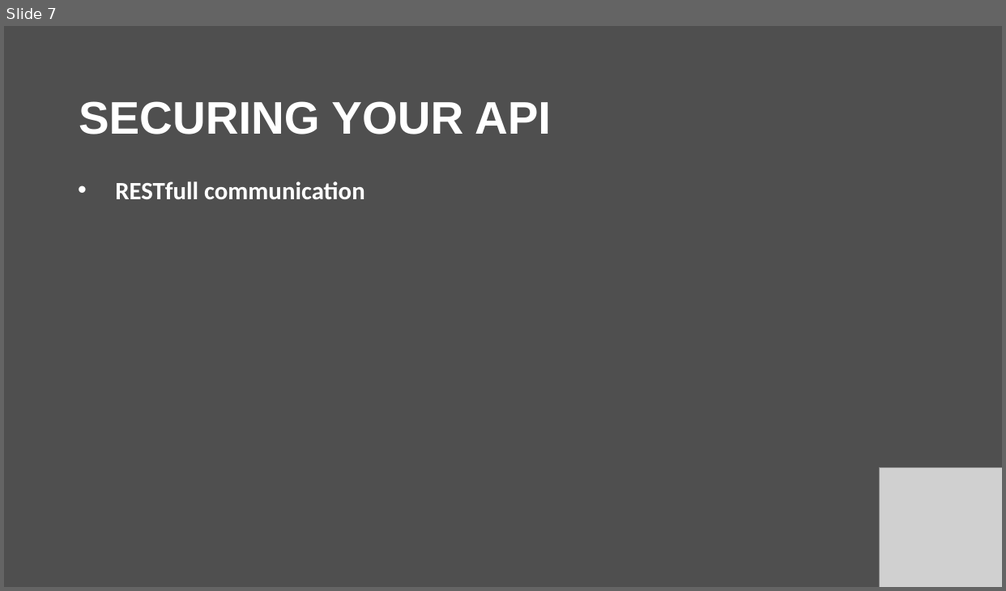
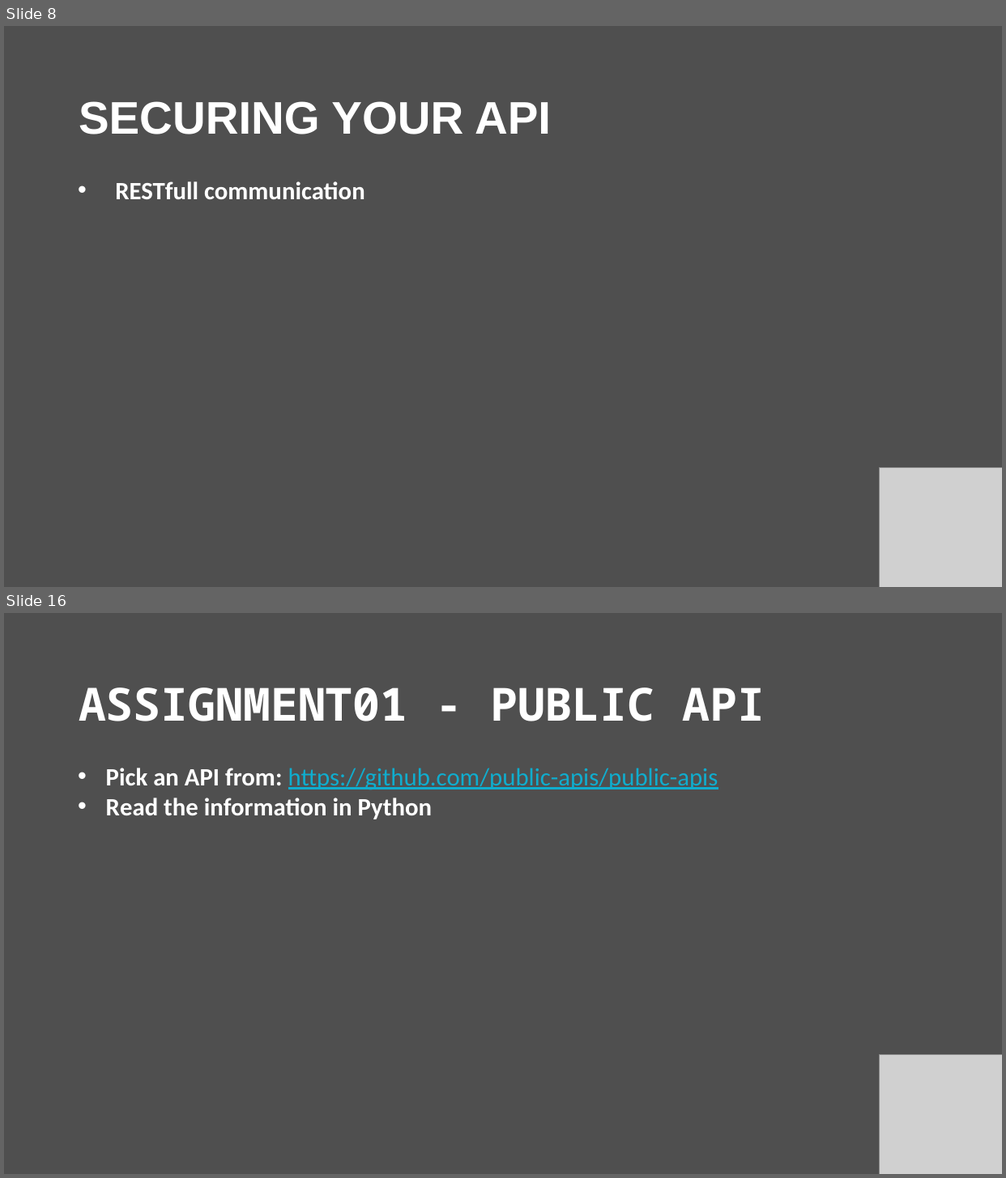
Before and after one commit to muratcanozdemir/python_api, a slide deck: presentation_python_API.pptx. Shown one above the other, each under a label of ours: slide 7 before the commit, slides 8 and 16 after it; the slides between them are not shown. The pictures are 1006x591 and 1006x1178 pixels, drawn with LibreOffice and Linux fonts; fonts in the diff are those of the drawing; grey boxes stand for pictures. Boxes give left, top, right and bottom in pixels: in the first picture for what was removed or moved away, otherwise in the second. Text is boxed around its words. In the diff, an @@ line names an element or a change of style, - is before the commit and + after.

```diff
--- a/presentation_python_API.pptx
+++ b/presentation_python_API.pptx
@@ slide 16 added at [4,613,1002,1174], background #000000 at 69% opacity @@
@@ title added at [79,688,765,722], 44 pt, text #FFFFFF, bold @@
+ASSIGNMENT01 - PUBLIC API
@@ text added at [106,768,718,820], 24 pt, text #0FADCE, underline @@
+• Pick an API from: https://github.com/public-apis/public-apis
+• Read the information in Python
@@ picture added at [879,1055,1002,1174] @@
@@ what was slide 7 is now slide 8 @@
```
Also in this commit, not shown: 3 slides changed, 7 other slides added, 15 other files.
